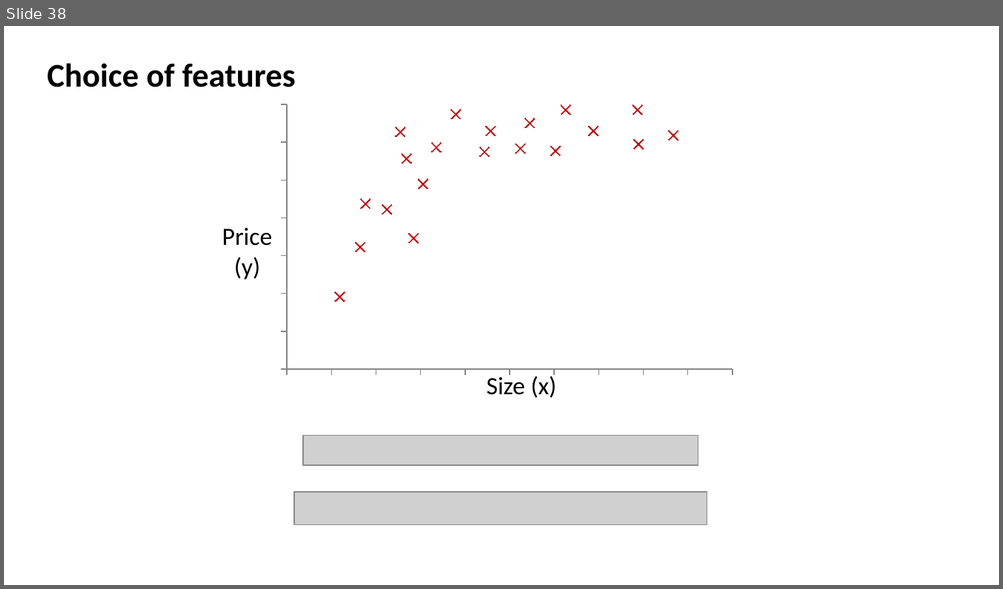
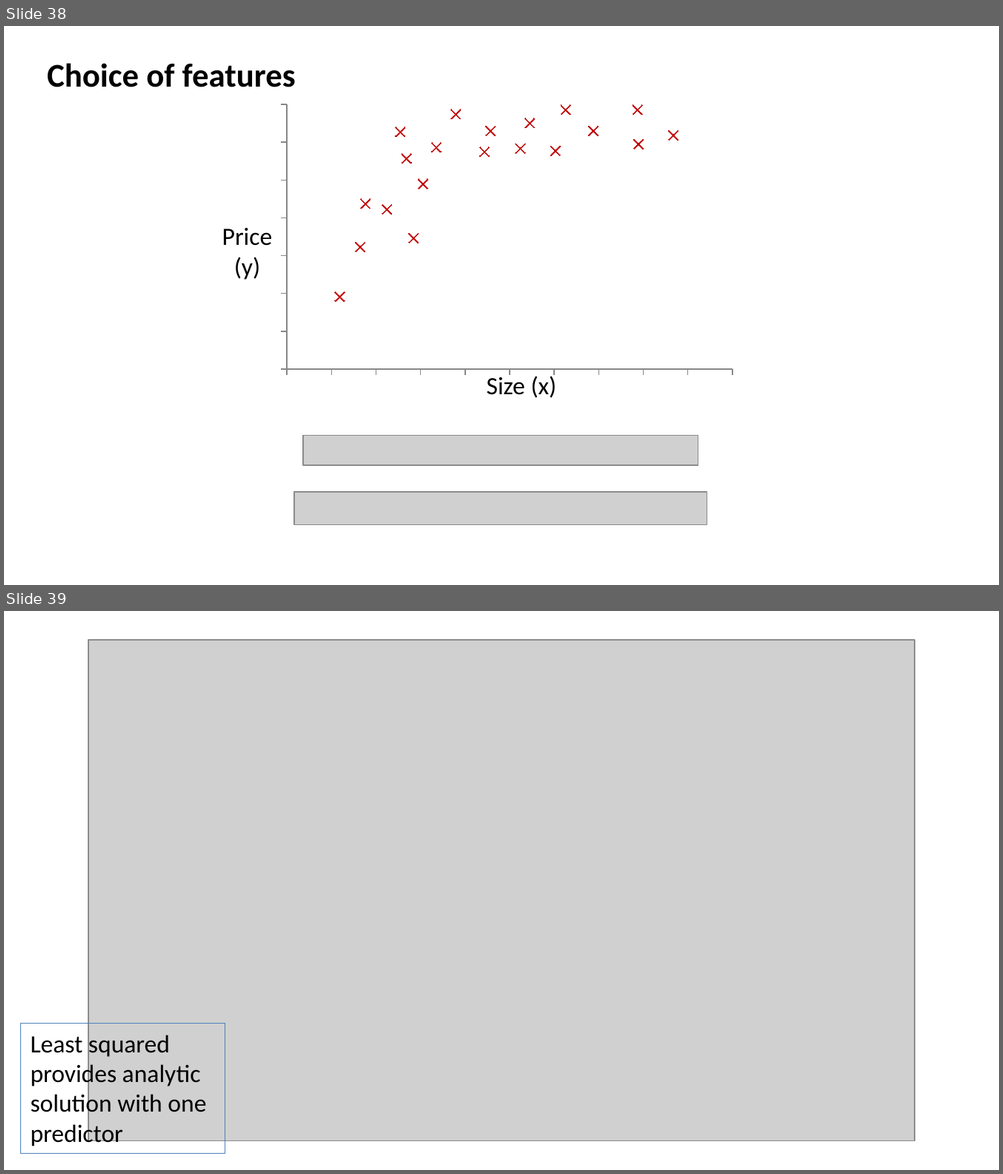
Before and after one commit to jayurbain/DataScienceIntro, a slide deck: slides/08_linear_regression.pptx. Shown one above the other, each under a label of ours: slide 38 before the commit, slides 38 and 39 after it. The pictures are 1003x589 and 1003x1174 pixels, drawn with LibreOffice and Linux fonts; fonts in the diff are those of the drawing; grey boxes stand for pictures. Boxes give left, top, right and bottom in pixels: in the first picture for what was removed or moved away, otherwise in the second. Text is boxed around its words. In the diff, an @@ line names an element or a change of style, - is before the commit and + after.

```diff
--- a/slides/08_linear_regression.pptx
+++ b/slides/08_linear_regression.pptx
@@ slide 39 added at box(4, 611, 999, 1170), background #FFFFFF @@
@@ picture added at box(88, 640, 915, 1141) @@
@@ rectangle added at box(21, 1024, 225, 1154), outline #4F81BD 0.75 pt, 18 pt, text #000000 @@
+Least squared
+provides analytic
+solution with one
+predictor
```
Also in this commit, not shown: 4 slides changed, 1 other slide added, 6 other files.
